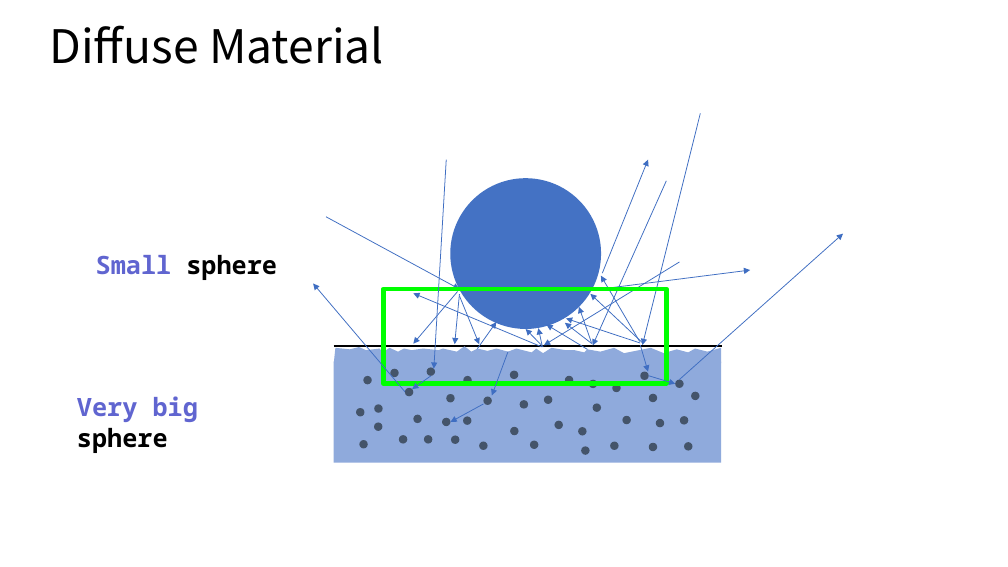
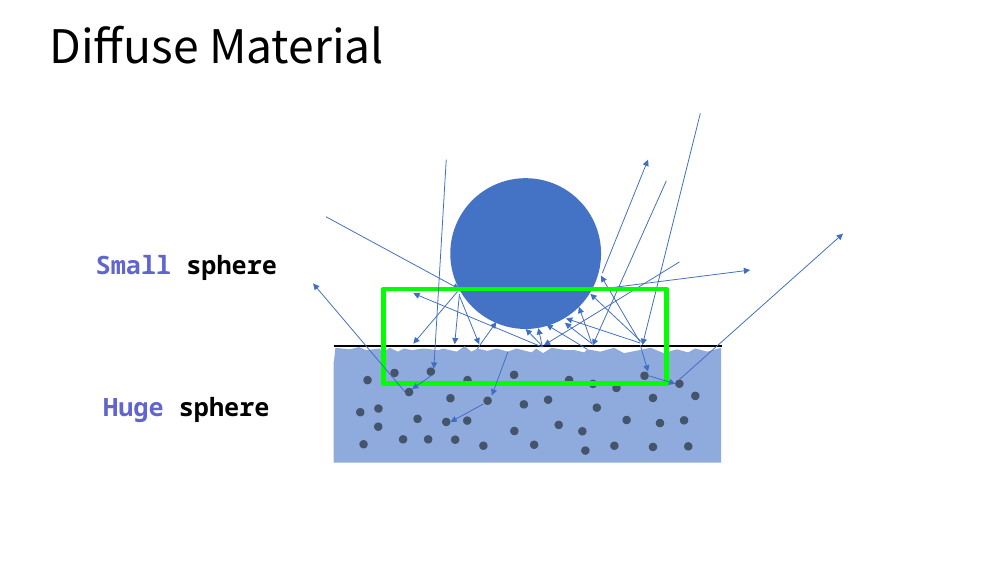
Before and after one commit to Snowapril/Raytracing-In-A-Weekend-Python, a slide deck: slide 25 of Presentation/RayTracing.pptx (slide 24 before the commit). Drawn at 1008x567 pixels with LibreOffice and Linux fonts; fonts in the diff are those of the drawing; background and template pictures are left out. Boxes give left, top, right and bottom in pixels: in the first picture for what was removed or moved away, otherwise in the second. Text is boxed around its words. In the diff, an @@ line names an element or a change of style, - is before the commit and + after.

```diff
--- a/Presentation/RayTracing.pptx
+++ b/Presentation/RayTracing.pptx
@@ text at (103, 397, 270, 422): text changed; text colour #6065D0 to #000000 @@
-Very big sphere
+Huge sphere
```
Also in this commit, not shown: 9 other slides changed, 1 slide added.
